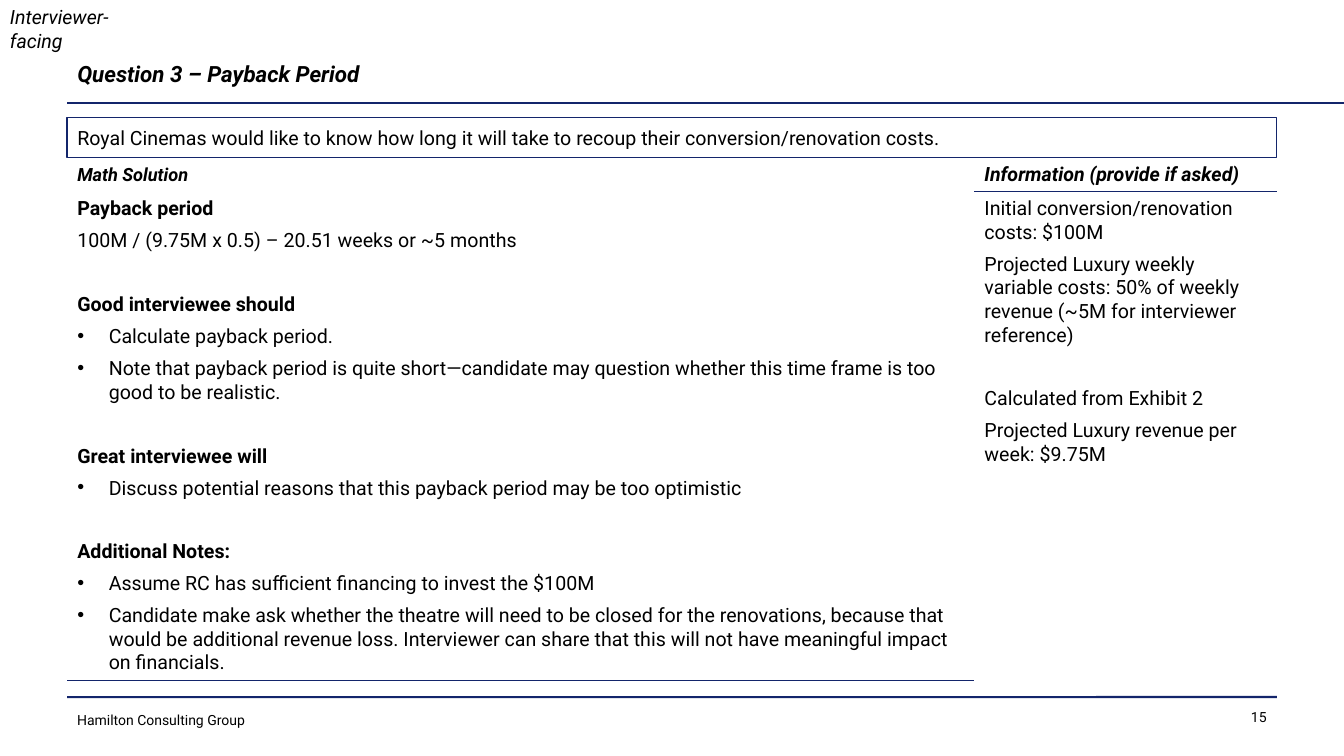
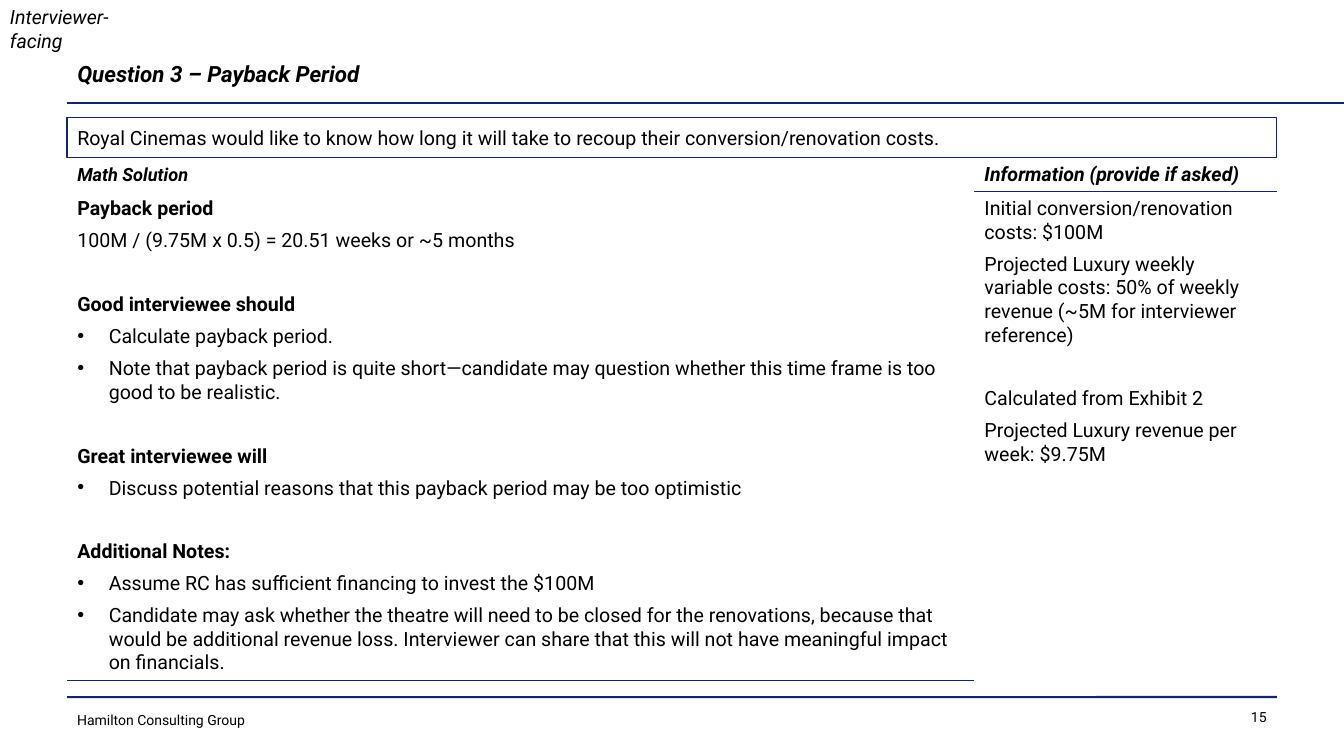
Before and after one commit to jahoward-ai/ubiquitous-dollop, a slide deck: slide 15 of files/case-interview-crash-course.pptx. Drawn at 1344x756 pixels with LibreOffice and Linux fonts; fonts in the diff are those of the drawing. Boxes give left, top, right and bottom in pixels: in the first picture for what was removed or moved away, otherwise in the second. Text is boxed around its words. In the diff, an @@ line names an element or a change of style, - is before the commit and + after.

```diff
--- a/files/case-interview-crash-course.pptx
+++ b/files/case-interview-crash-course.pptx
@@ text at (77, 231, 515, 251): text changed @@
-100M / (9.75M x 0.5) – 20.51 weeks or ~5 months
+100M / (9.75M x 0.5) = 20.51 weeks or ~5 months
@@ text at (109, 607, 947, 670): text changed @@
-• Candidate make ask whether the theatre will need to be closed for the renovations, because that would be additional revenue loss. Interviewer can share that this will not have meaningful impact on financials.
+• Candidate may ask whether the theatre will need to be closed for the renovations, because that would be additional revenue loss. Interviewer can share that this will not have meaningful impact on financials.
```
Also in this commit, not shown: 9 other slides changed, 26 other files.
